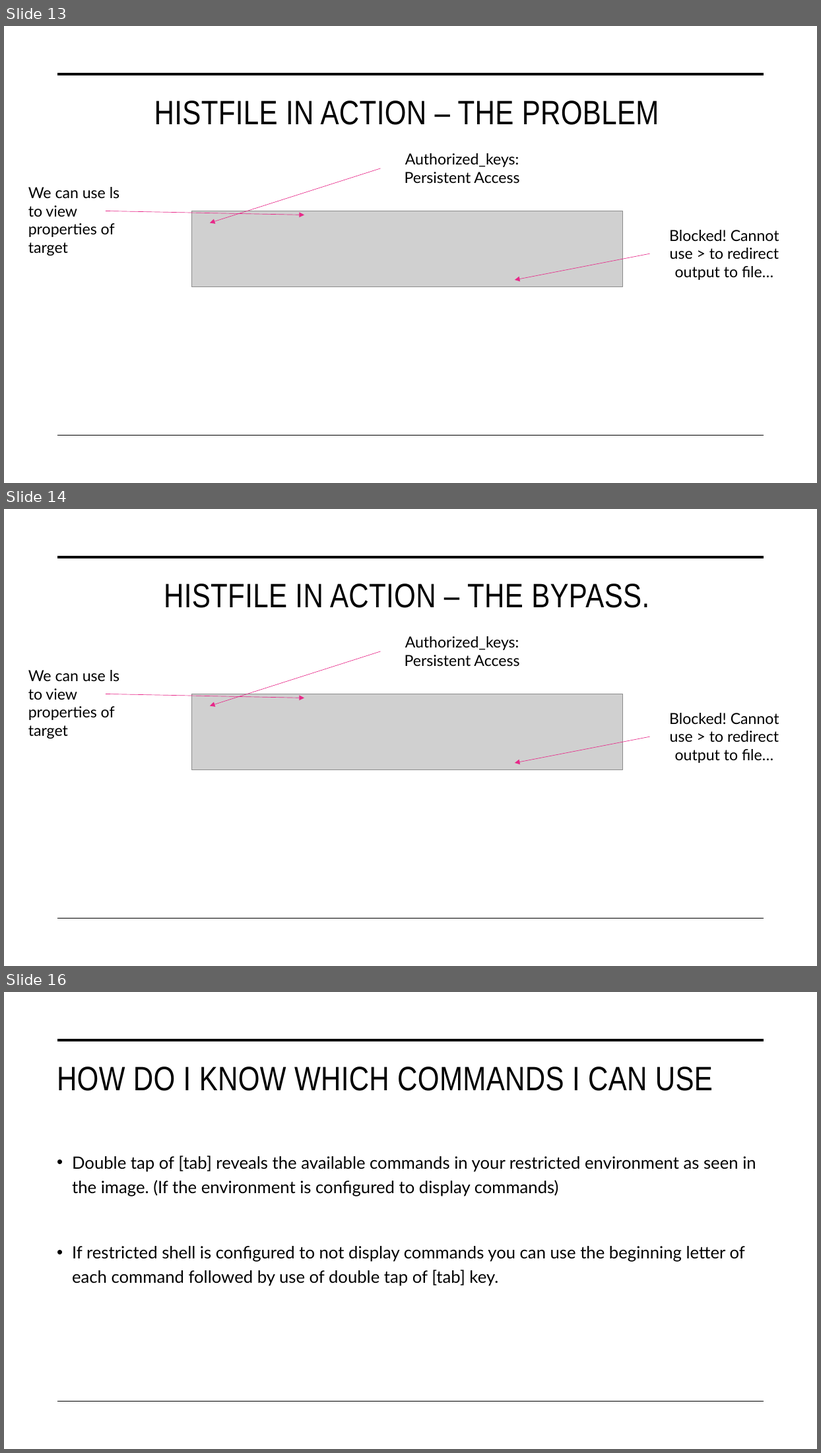
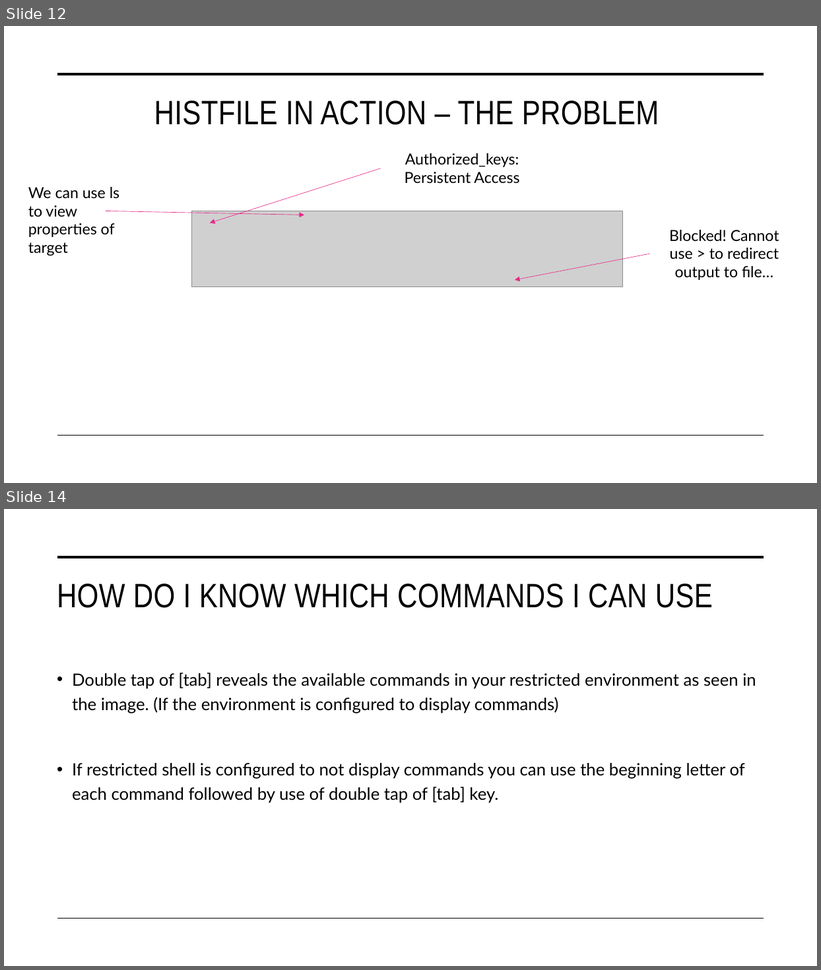
Before and after one commit to aqeebhussain122/hpc-offensive-security, a slide deck: Offensive Security Tactics for Linux Professionals - Linux Restricted Shell Escapes.pptx. Shown one above the other, each under a label of ours: slides 13, 14 and 16 before the commit, slides 12 and 14 after it; the slides between them are not shown. The pictures are 821x1453 and 821x970 pixels, drawn with LibreOffice and Linux fonts; fonts in the diff are those of the drawing; grey boxes stand for pictures. Boxes give left, top, right and bottom in pixels: in the first picture for what was removed or moved away, otherwise in the second. Text is boxed around its words. In the diff, an @@ line names an element or a change of style, - is before the commit and + after.

```diff
--- a/Offensive Security Tactics for Linux Professionals - Linux Restricted Shell Escapes.pptx
+++ b/Offensive Security Tactics for Linux Professionals - Linux Restricted Shell Escapes.pptx
@@ slide 14 removed at <box>4,509,817,966</box>, background #FFFFFF; not listed: 2 template elements that a slide beside it also shows @@
@@ title removed at <box>164,584,649,608</box> @@
-HISTFILE IN ACTION – THE BYPASS.
@@ text removed at <box>405,636,519,667</box> @@
-Authorized_keys: Persistent Access
@@ arrow removed from (380, 652) to (210, 706) @@
@@ text removed at <box>28,670,120,739</box> @@
-We can use ls to view properties of target
@@ arrow removed from (106, 694) to (304, 698) @@
@@ picture removed at <box>192,694,623,770</box> @@
@@ text removed at <box>669,713,780,763</box> @@
-Blocked! Cannot use > to redirect output to file…
@@ arrow removed from (650, 737) to (516, 763) @@
@@ what was slide 13 is now slide 12 @@
@@ what was slide 16 is now slide 14 @@
```
Also in this commit, not shown: 2 slides changed, 1 slide added, 1 other slide removed.
